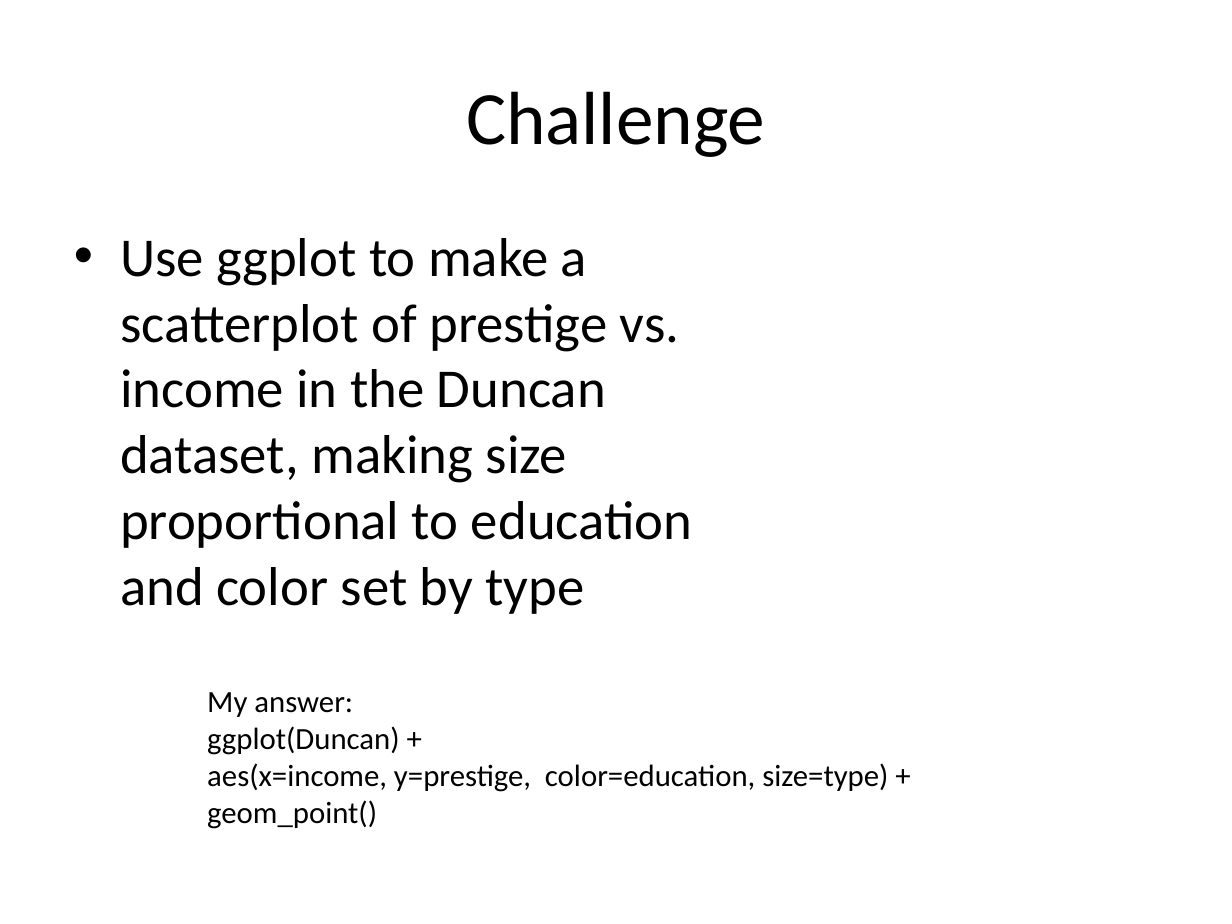
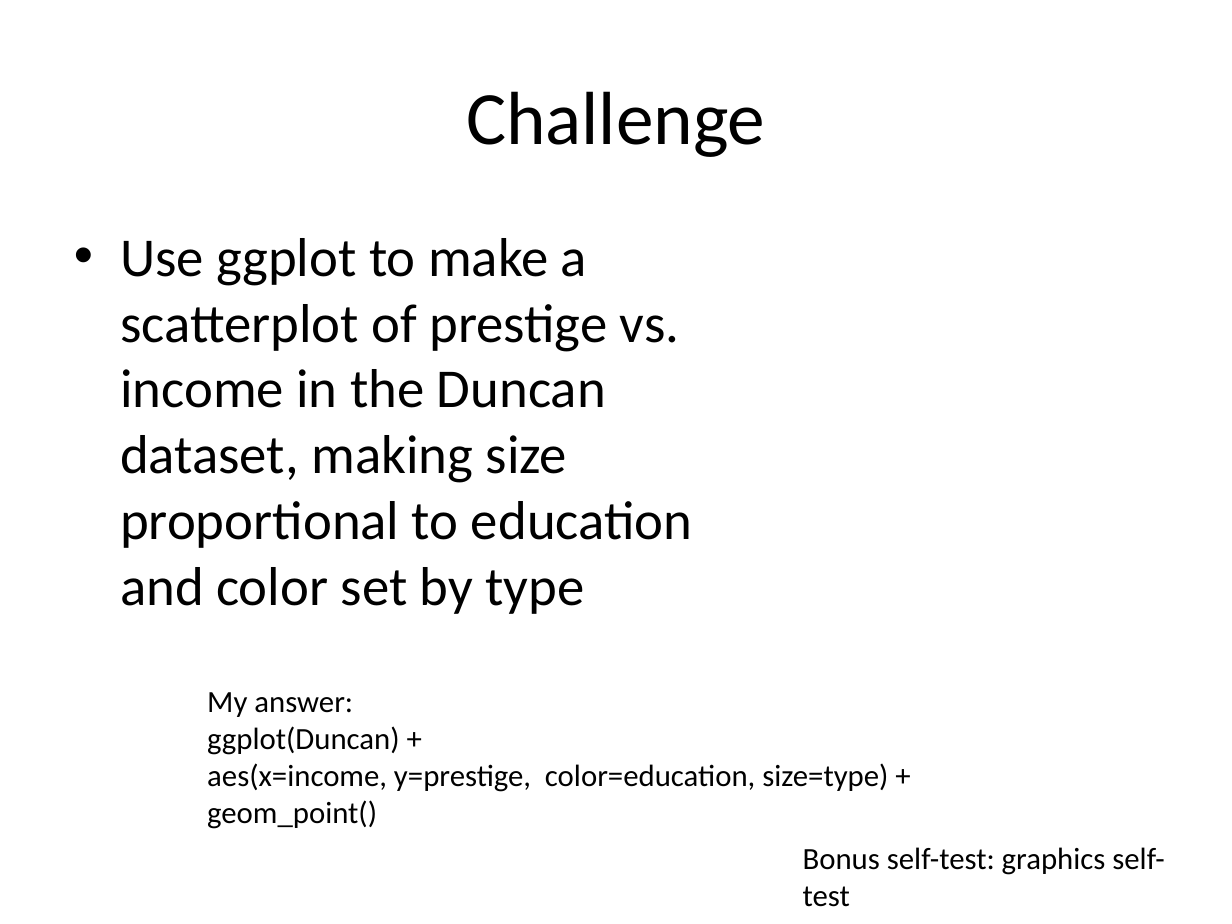
Before and after one commit to smooney27/RWorkshopSER2018, a slide deck: slide 25 of RWorkshopPart3-RegressionAndGraphics.pptx. Drawn at 1232x924 pixels with LibreOffice and Linux fonts; fonts in the diff are those of the drawing. Boxes give left, top, right and bottom in pixels: in the first picture for what was removed or moved away, otherwise in the second. Text is boxed around its words. In the diff, an @@ line names an element or a change of style, - is before the commit and + after.

Commit message:
Some Updates and Graphics Self-Test

```diff
--- a/RWorkshopPart3-RegressionAndGraphics.pptx
+++ b/RWorkshopPart3-RegressionAndGraphics.pptx
@@ text added at box(803, 847, 1164, 907), 18 pt, text #000000 @@
+Bonus self-test: graphics self-test
```
Also in this commit, not shown: 4 other files.
